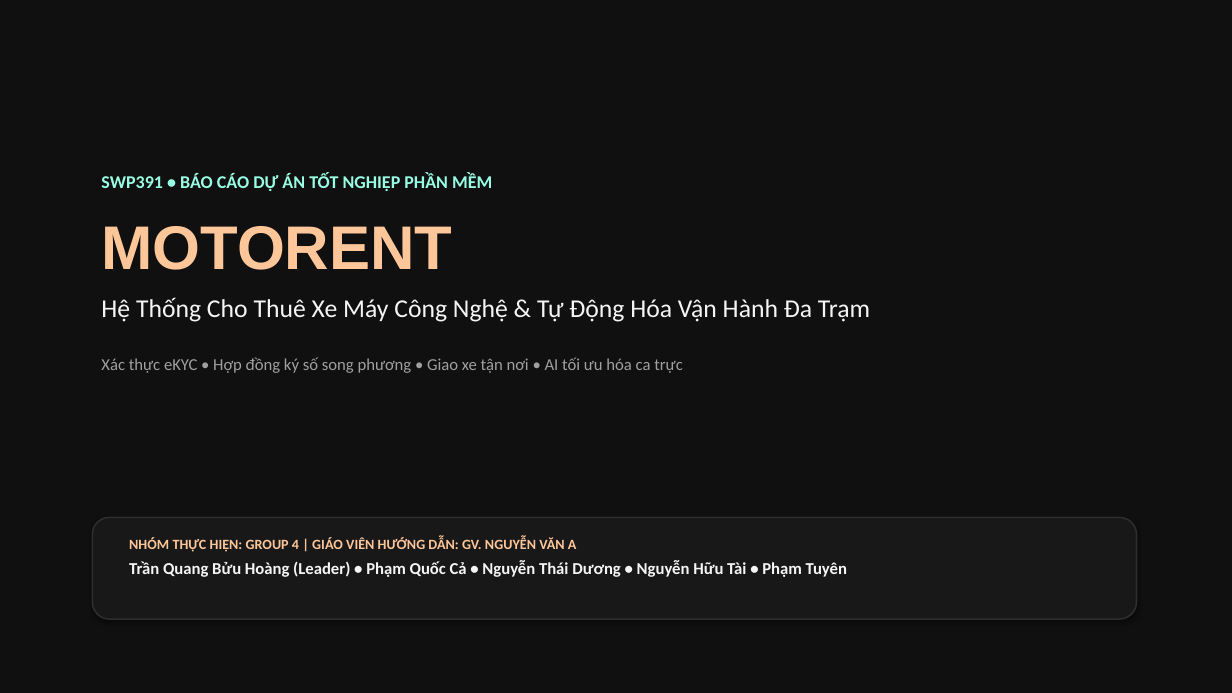
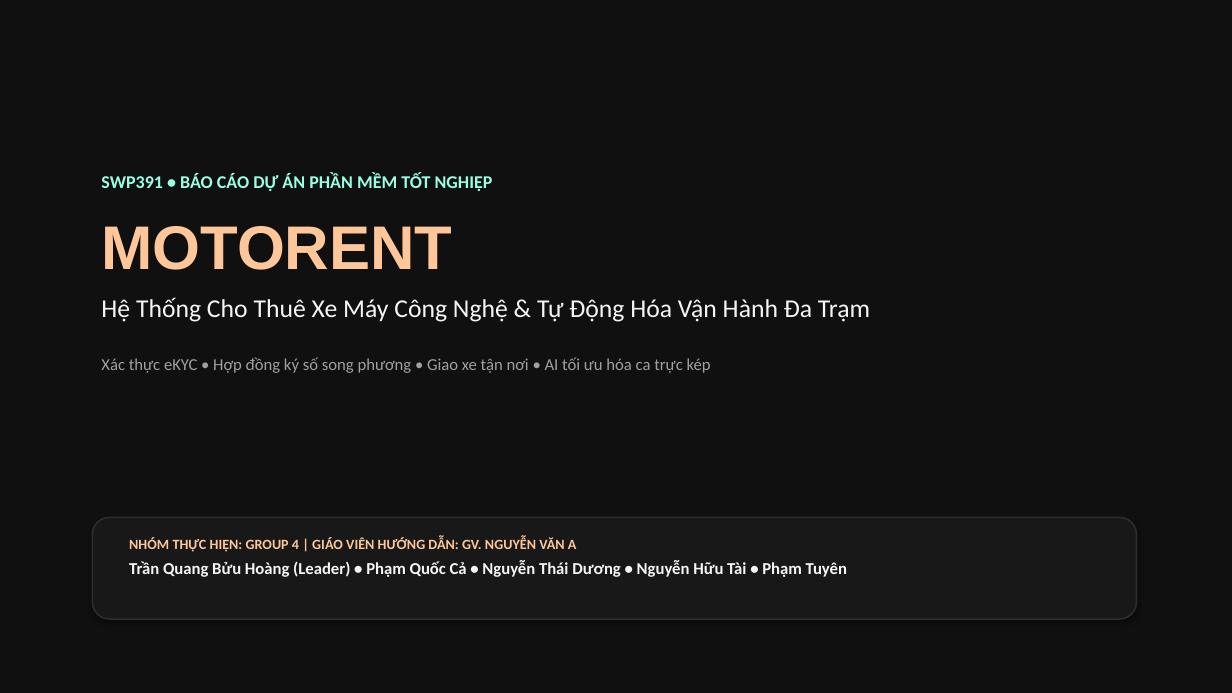
Before and after one commit to Hoang-124/Motorent, a slide deck: slide 1 of docs/MOTORENT_SWP391_Slide_Trinh_Bay.pptx. Drawn at 1232x693 pixels with LibreOffice and Linux fonts; fonts in the diff are those of the drawing. Boxes give left, top, right and bottom in pixels: in the first picture for what was removed or moved away, otherwise in the second. Text is boxed around its words. In the diff, an @@ line names an element or a change of style, - is before the commit and + after.

```diff
--- a/docs/MOTORENT_SWP391_Slide_Trinh_Bay.pptx
+++ b/docs/MOTORENT_SWP391_Slide_Trinh_Bay.pptx
@@ text at bbox=[101, 174, 493, 191]: text changed @@
-SWP391 • BÁO CÁO DỰ ÁN TỐT NGHIỆP PHẦN MỀM
+SWP391 • BÁO CÁO DỰ ÁN PHẦN MỀM TỐT NGHIỆP
@@ text at bbox=[101, 357, 711, 373]: text changed @@
-Xác thực eKYC • Hợp đồng ký số song phương • Giao xe tận nơi • AI tối ưu hóa ca trực
+Xác thực eKYC • Hợp đồng ký số song phương • Giao xe tận nơi • AI tối ưu hóa ca trực kép
```
Also in this commit, not shown: 11 other slides changed, 1 slide added, 1 slide removed, 12 other files.
